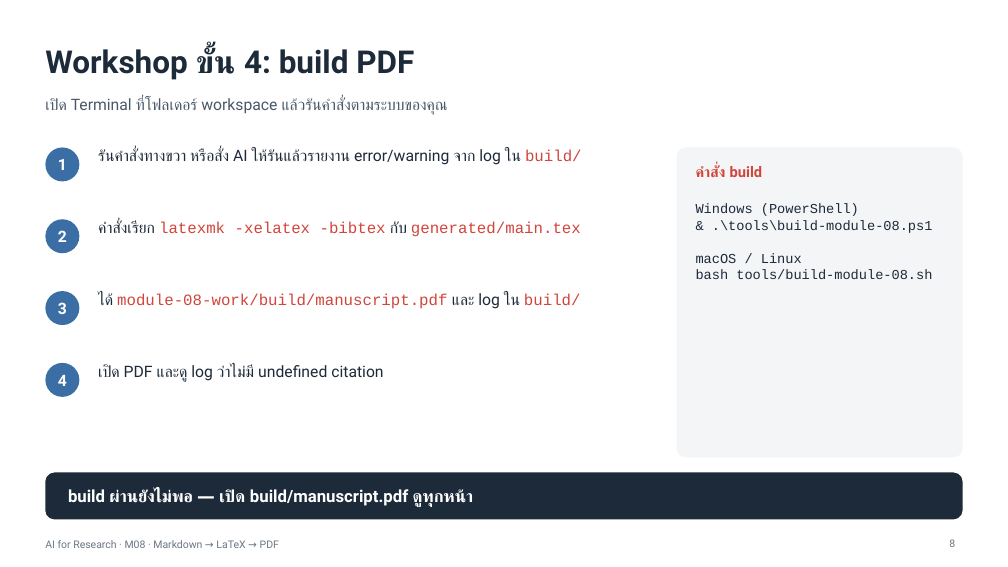
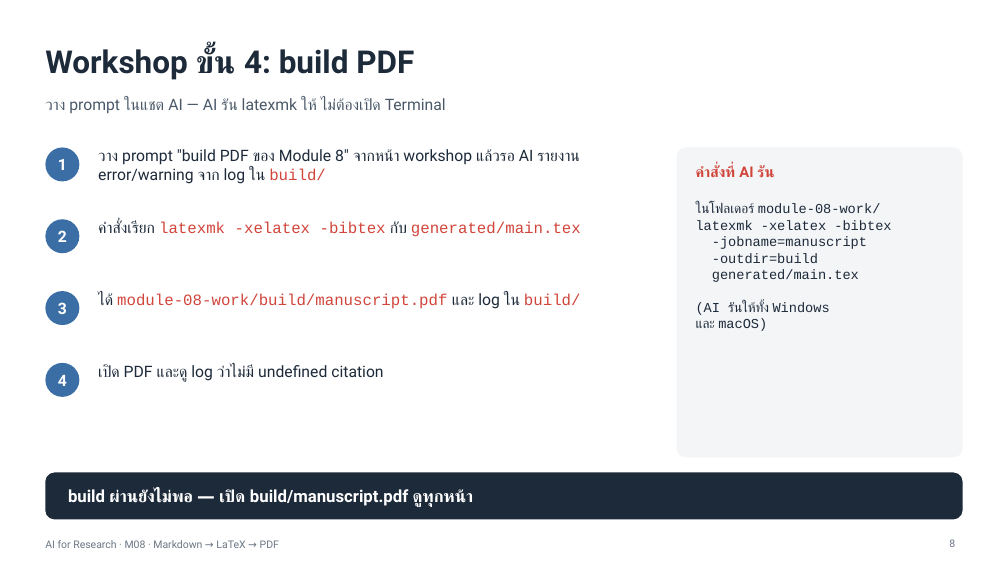
Before and after one commit to punpiti/ai-for-research, a slide deck: slide 8 of downloads/instructor-slides-f1464f310a04ae61/markdown-single-source-latex-pdf-build.pptx. Drawn at 1008x567 pixels with LibreOffice and Linux fonts; fonts in the diff are those of the drawing. Boxes give left, top, right and bottom in pixels: in the first picture for what was removed or moved away, otherwise in the second. Text is boxed around its words. In the diff, an @@ line names an element or a change of style, - is before the commit and + after.

```diff
--- a/downloads/instructor-slides-f1464f310a04ae61/markdown-single-source-latex-pdf-build.pptx
+++ b/downloads/instructor-slides-f1464f310a04ae61/markdown-single-source-latex-pdf-build.pptx
@@ text at bbox=[45, 97, 446, 113]: text changed @@
-เปิด Terminal ที่โฟลเดอร์ workspace แล้วรันคำสั่งตามระบบของคุณ
+วาง prompt ในแชต AI — AI รัน latexmk ให้ ไม่ต้องเปิด Terminal
@@ text at bbox=[98, 149, 580, 184]: text changed @@
-รันคำสั่งทางขวา หรือสั่ง AI ให้รันแล้วรายงาน error/warning จาก log ใน build/
+วาง prompt "build PDF ของ Module 8" จากหน้า workshop แล้วรอ AI รายงาน error/warning จาก log ใน build/
@@ text at bbox=[696, 165, 775, 177]: text changed @@
-คำสั่ง build
+คำสั่งที่ AI รัน
@@ text at bbox=[696, 203, 891, 331]: text changed @@
-Windows (PowerShell)
-& .\tools\build-module-08.ps1
-macOS / Linux
-bash tools/build-module-08.sh
+ในโฟลเดอร์ module-08-work/
+latexmk -xelatex -bibtex
+-jobname=manuscript
+-outdir=build
+generated/main.tex
+(AI รันให้ทั้ง Windows
+และ macOS)
```
Also in this commit, not shown: 1 other slide changed, 2 other files.
